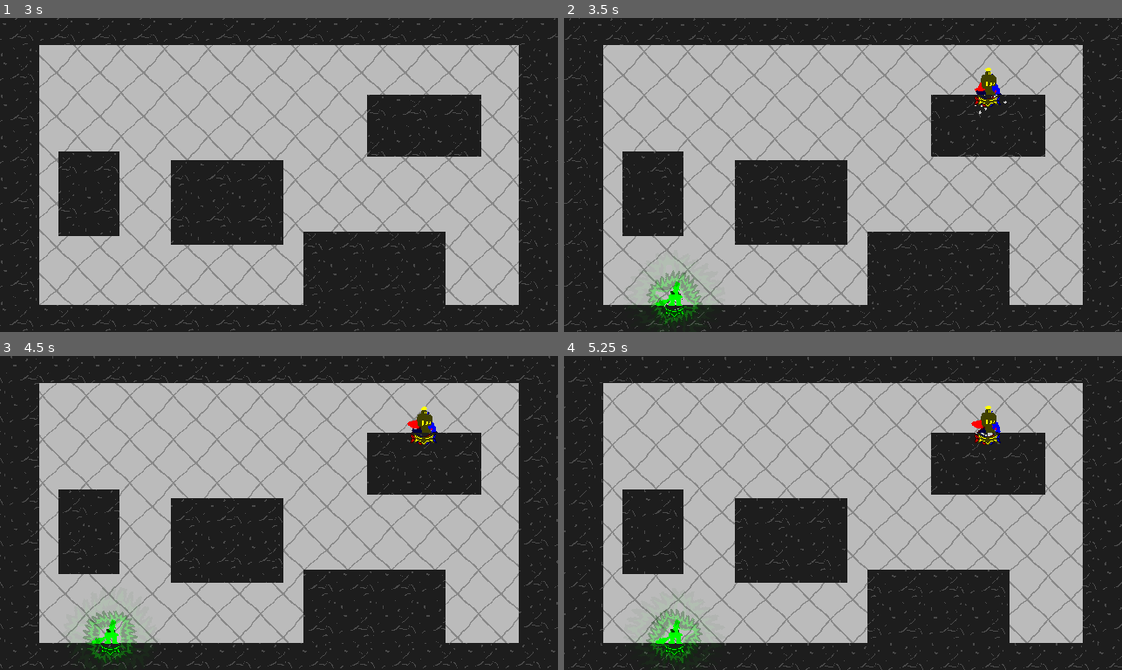
Above: before the commit, frames 1-4 (two rows, left to right).
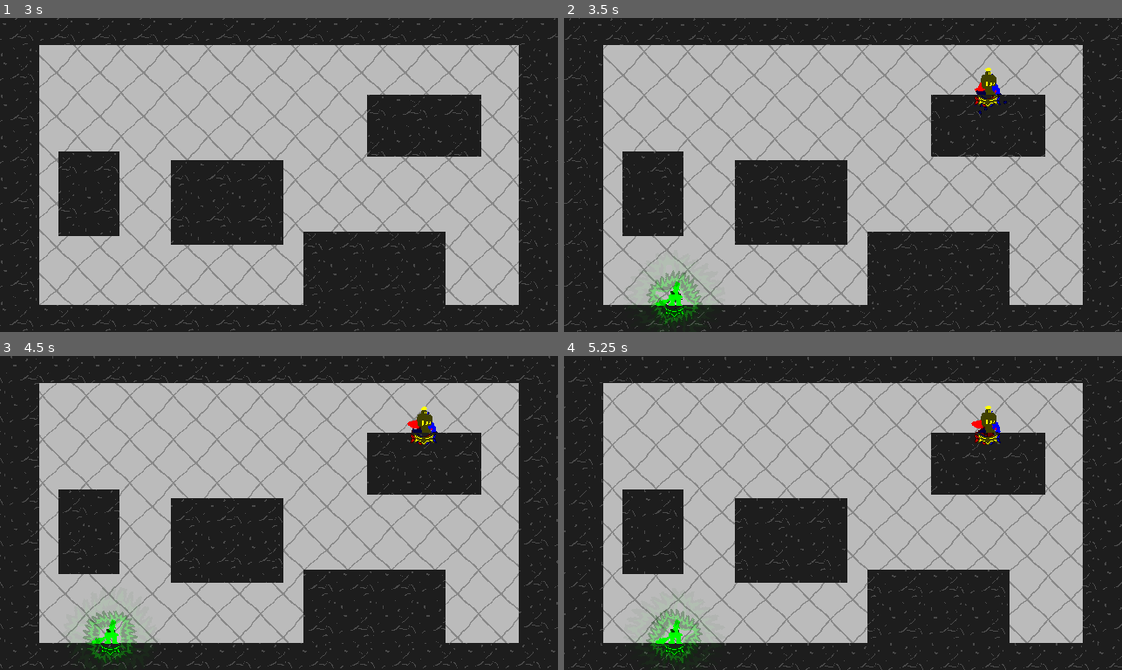
Above: after the commit, the same moments.

Repository: StickyBeacon/chasebox
Game: Godot game, scene res://spaces/arena.tscn
Same seed, same stepped clock (60 frames per second), same inputs: the game is played once before the commit and once after it. This scene is started directly instead of the project's main scene. The engine's default icon, where the game draws it, is replaced by a stand-in: a white triangle on a blue panel in a dark square. Sound files missing from this copy of the repository are replaced by a short silence.
Inputs:
- Up to frame 1 (3 s): tap Space (jump1) at 0.77, 1.52 s
- Up to frame 2 (3.5 s): tap Space (jump1) at 3.02 s
- Up to frame 3 (4.5 s): tap Space (jump1) at 3.77 s
- Up to frame 4 (5.25 s): tap Space (jump1) at 4.52 s

Frame 1 is identical in both runs. In frame 2, less than 0.1% of the frame differs, in the area x 17-80%, y 23-95%; in frame 3, less than 0.1%; in frame 4, less than 0.1%.

Commit message:
ParticlePolish&Sounds

Diff:
--- a/managers/non_globals/round_manager.gd
+++ b/managers/non_globals/round_manager.gd
@@ -11,6 +11,7 @@
 var _team_dict = {Utils.Team.Chaser: [], Utils.Team.Runner: []}
 var _current_gamemode:Utils.GameMode = Utils.GameMode.Hunter
 var is_in_game = false
+var pitch_array = [.66,1.33,1,.33]
 
 var can_start_game = true
 
@@ -46,6 +47,7 @@
 
 
 func _next_round():
+	%NewRound.play()
 	print("%s: next round" % name)
 	_round_count += 1
 	_clear_round()
@@ -62,6 +64,7 @@
 
 
 func _next_turn():
+
 	_turn_count += 1
 	print("%s: turn %s round %s" % [name, _turn_count, _round_count])
 	PlayerManager.reset_players()
@@ -76,7 +79,11 @@
 	get_tree().paused = true
 	%TurnIndicator.set_players(_turn_order,_turn_count)
 	%IngameUIManager.set_turn_ui(true, _round_count ,_turn_count)
+	%LoadingSound.pitch_scale = pitch_array[_turn_order[_turn_count-1]-1]
+	%LoadingSound.play()
 	await _wait(2)
+	%LoadingSound.stop()
+	%NewTurn.play()
 	%IngameUIManager.set_turn_ui(false)
 	get_tree().paused = false
 
--- a/player/animation_manager.gd
+++ b/player/animation_manager.gd
@@ -6,13 +6,17 @@
 		value.visible = true
 		starting_scale = current_sprites.scale.x
 
-@onready var player = $"../.."
+@onready var player :Player= $"../.."
 var previous_state = "Idle"
 var interruptable_dict = {"Idle":true,"Air":true,"Roll":false,"Run":true,"Wall":true,"Jump":false}
 const STRETCH_DIVIDER = 2000
 const ROTATE_DIVIDER = 2000
 var starting_scale = null
 var dust_particle = preload("res://spawnables/particles/dust.tscn")
+
+var _was_on_wall :bool = false
+var _was_on_ceiling :bool = false
+var _was_on_floor:bool = false
 
 
 func on_sprite_end():
@@ -25,6 +29,7 @@
 
 
 func _process(_delta: float) -> void:
+	# Player sprite shenanigans
 	if sign(player.velocity.x) != 0:
 		current_sprites.scale.x = float(sign(player.velocity.x))
 
@@ -33,13 +38,35 @@
 	current_sprites.scale.y = starting_scale + abs(player.velocity.y) / STRETCH_DIVIDER
 	current_sprites.scale.x = sign(current_sprites.scale.x)*(starting_scale - abs(player.velocity.y) / STRETCH_DIVIDER)
 
+	# Player on wall/ceiling? particle time!
+	if player.is_on_wall() and !_was_on_wall:
+		spawn_dust()
+		%WallHitSound.play()
+		_was_on_wall = true
+	elif !player.is_on_wall():
+		_was_on_wall = false
+
+	if player.is_on_ceiling_only() and !_was_on_ceiling:
+		spawn_dust(.5)
+		%CeilingHitSound.play()
+		_was_on_ceiling = true
+	elif !player.is_on_ceiling():
+		_was_on_ceiling = false
+
+	if player.is_on_floor() and !_was_on_floor:
+		spawn_dust(.5)
+		%LandSound.play()
+		_was_on_floor = true
+	elif !player.is_on_floor():
+		_was_on_floor = false
+	#
+	#spawn_dust(.5)
+			#%LandSound.play()
 
 	if !interruptable_dict[previous_state] : return
 
 	if player.is_on_floor():
 		if previous_state == "Air":
-			spawn_dust()
-			%LandSound.play()
 			change_to_state("Roll")
 			return
 
@@ -57,17 +84,19 @@
 	change_to_state("Air")
 
 
+
+
 func change_to_state(state):
 	if previous_state == state: return
 	current_sprites.play(state)
 	previous_state = state
+	#Reset de wall particle (dit is veel meer satisfying)
+	if state == "Jump":
+		_was_on_wall = false
+		_was_on_ceiling = false
 
-	if previous_state == "Wall":
-		spawn_dust()
-		%WallHitSound.play()
-
-
-func spawn_dust():
+func spawn_dust(lightness:float = 1):
 	var particle = dust_particle.instantiate()
+	particle.modulate = Color(%JumpIndicator.modulate.r*lightness,%JumpIndicator.modulate.g*lightness,%JumpIndicator.modulate.b*lightness)
 	particle.global_position = player.global_position + Vector2(0,0.5)
 	get_tree().root.add_child(particle)
--- a/player/player.gd
+++ b/player/player.gd
@@ -10,22 +10,22 @@
 	set(value):
 		match(value):
 			1:
-				%JumpSound.pitch_scale = .9
+				repitch_audio(1)
 				%AnimationManager.current_sprites = %WaveSprites
 				%WaveSprites.modulate = Color(1,0,0)
 				recolor_sprites(Color(1,0,0))
 			2:
-				%JumpSound.pitch_scale = 1.5
+				repitch_audio(2)
 				%AnimationManager.current_sprites = %BratSprites
 				%BratSprites.modulate = Color(0,1,0)
 				recolor_sprites(Color(0,1,0))
 			3:
-				%JumpSound.pitch_scale = 1.3
+				repitch_audio(1.5)
 				%AnimationManager.current_sprites = %QueenSprites
 				%QueenSprites.modulate = Color(0,0,1)
 				recolor_sprites(Color(0,0,1))
 			4:
-				%JumpSound.pitch_scale = 0.75
+				repitch_audio(.66)
 				%AnimationManager.current_sprites = %JuliettSprites
 				%JuliettSprites.modulate = Color(1,1,0)
 				recolor_sprites(Color(1,1,0))
@@ -117,6 +117,10 @@
 	%ChaseSprite2.modulate.a = .05
 
 
+func repitch_audio(value):
+	%JumpSound.pitch_scale = value
+
+
 func win_round():
 	var particle = win_particle.instantiate()
 	particle.global_position = global_position
--- a/player/player.tscn
+++ b/player/player.tscn
@@ -52,6 +52,7 @@
 [ext_resource type="AudioStream" uid="uid://8k5tqgy1tpq6" path="res://assets/audio/spat.wav" id="51_saje4"]
 [ext_resource type="AudioStream" uid="uid://c5niu1r1ecsq" path="res://assets/audio/sawcut.wav" id="52_g4ct5"]
 [ext_resource type="AudioStream" uid="uid://36w1x2a153d" path="res://assets/audio/jump.wav" id="53_ge2md"]
+[ext_resource type="AudioStream" uid="uid://byapmdwq33n5l" path="res://assets/audio/ceilinghit.wav" id="53_yvdyo"]
 
 [sub_resource type="RectangleShape2D" id="RectangleShape2D_wu2jy"]
 
@@ -329,6 +330,11 @@
 random_pitch = 1.5
 streams_count = 1
 stream_0/stream = ExtResource("53_ge2md")
+
+[sub_resource type="AudioStreamRandomizer" id="AudioStreamRandomizer_8u4ns"]
+random_pitch = 1.2
+streams_count = 1
+stream_0/stream = ExtResource("53_yvdyo")
 
 [node name="Player" type="CharacterBody2D"]
 collision_layer = 2
@@ -477,6 +483,10 @@
 volume_db = -10.0
 max_distance = 100.0
 
+[node name="CeilingHitSound" type="AudioStreamPlayer2D" parent="Audio"]
+unique_name_in_owner = true
+stream = SubResource("AudioStreamRandomizer_8u4ns")
+
 [connection signal="timeout" from="Timers/JumpBufferTimer" to="." method="_on_jump_buffer_timer_timeout"]
 [connection signal="body_entered" from="ChaseHitbox" to="." method="_on_chase_hitbox_body_entered"]
 [connection signal="animation_finished" from="QueenSprites" to="PrivateScripts/AnimationManager" method="on_sprite_end"]
--- a/player/player_movement.gd
+++ b/player/player_movement.gd
@@ -81,6 +81,7 @@
 
 func _add_gravity(delta):
 	var _down_modifier = 1.0 if !Input.is_action_pressed(input_dict["down"]) else DOWN_GRAV_MULTIPLIER
+
 	var _release_modifier = 1.0 if _is_jump_held_in or player.velocity.y>0 else JUMP_RELEASE_MODIFIER
 
 	player.velocity += player.get_gravity() * delta * _down_modifier * _release_modifier
--- a/player/player_shooting.gd
+++ b/player/player_shooting.gd
@@ -13,9 +13,9 @@
 		_input_dict[key] = key + str(player.controller_id)
 
 
-func _input(event: InputEvent) -> void:
-	if event.is_action_pressed(_input_dict["up"]):
-		shoot()
+#func _input(event: InputEvent) -> void: #TODO uncomment dit voor abilitieyes
+	#if event.is_action_pressed(_input_dict["up"]):
+		#shoot()
 
 
 func _process(delta: float) -> void:
--- a/spaces/arena.tscn
+++ b/spaces/arena.tscn
@@ -14,6 +14,8 @@
 [ext_resource type="Script" path="res://managers/non_globals/pause_manager.gd" id="6_lksqt"]
 [ext_resource type="PackedScene" uid="uid://bum10leeftxjx" path="res://ui/end_screen_list.tscn" id="7_1q6bt"]
 [ext_resource type="AudioStream" uid="uid://ddfqnpw6xfyb4" path="res://assets/audio/partyhorn.wav" id="8_rvxqc"]
+[ext_resource type="AudioStream" uid="uid://7g2wucq3p1uk" path="res://assets/audio/loading.wav" id="9_2t268"]
+[ext_resource type="AudioStream" uid="uid://cn615k5ssn7ex" path="res://assets/audio/startnewRound.wav" id="10_2jgrn"]
 [ext_resource type="PackedScene" uid="uid://dbog3t23i0am4" path="res://spawnables/obstacle.tscn" id="13_qreh3"]
 
 [sub_resource type="ShaderMaterial" id="ShaderMaterial_a6rtk"]
@@ -74,16 +76,32 @@
 process_mode = 3
 script = ExtResource("1_pny5p")
 
+[node name="StartGameTimer" type="Timer" parent="Managers/RoundManager"]
+unique_name_in_owner = true
+wait_time = 2.0
+one_shot = true
+
 [node name="WinSound" type="AudioStreamPlayer" parent="Managers/RoundManager"]
 unique_name_in_owner = true
 process_mode = 3
 stream = SubResource("AudioStreamRandomizer_raugb")
 volume_db = -15.0
 
-[node name="StartGameTimer" type="Timer" parent="Managers/RoundManager"]
-unique_name_in_owner = true
-wait_time = 2.0
-one_shot = true
+[node name="LoadingSound" type="AudioStreamPlayer" parent="Managers/RoundManager"]
+unique_name_in_owner = true
+stream = ExtResource("9_2t268")
+volume_db = -10.0
+
+[node name="NewTurn" type="AudioStreamPlayer" parent="Managers/RoundManager"]
+unique_name_in_owner = true
+stream = ExtResource("10_2jgrn")
+volume_db = -25.0
+pitch_scale = 0.8
+
+[node name="NewRound" type="AudioStreamPlayer" parent="Managers/RoundManager"]
+unique_name_in_owner = true
+stream = ExtResource("10_2jgrn")
+volume_db = -25.0
 
 [node name="IngameUIManager" type="Node" parent="Managers"]
 unique_name_in_owner = true
Not shown, added: assets/audio/ceilinghit.wav.import
Not shown, added: assets/audio/loading.wav.import
Not shown, added: assets/audio/startRound.wav.import
Not shown, added: assets/audio/startnewRound.wav.import
Not shown: 1 places in player/player.tscn that only renumber resources
Not shown: 1 places in spaces/arena.tscn that only renumber resources
Not shown, added: assets/audio/ceilinghit.wav
Not shown, added: assets/audio/loading.wav
Not shown, added: assets/audio/startRound.wav
Not shown, added: assets/audio/startnewRound.wav
